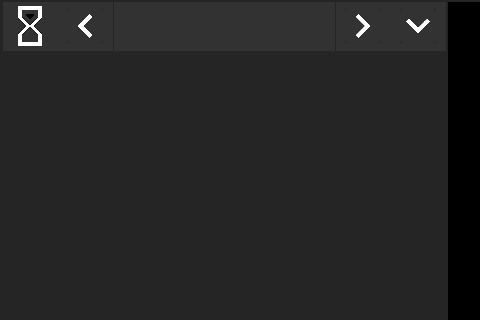
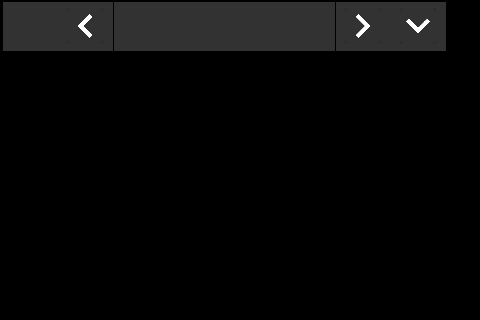
Two versions of the same layered image (480x320). Layer-by-layer changes:
painted on "PageLogo_55x49" over [18, 6, 42, 46]
painted on "baggrund" over [0, 0, 480, 320]
